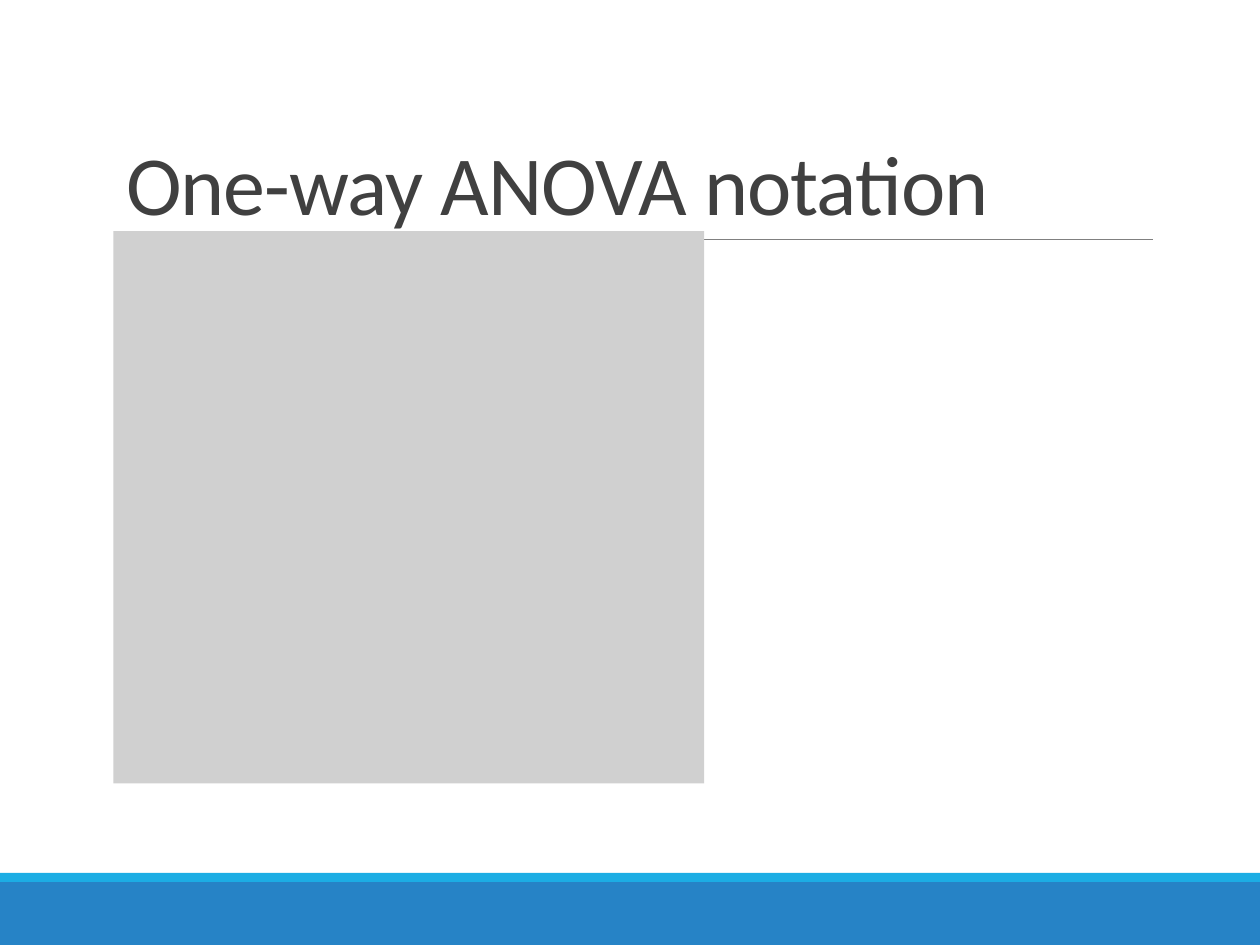
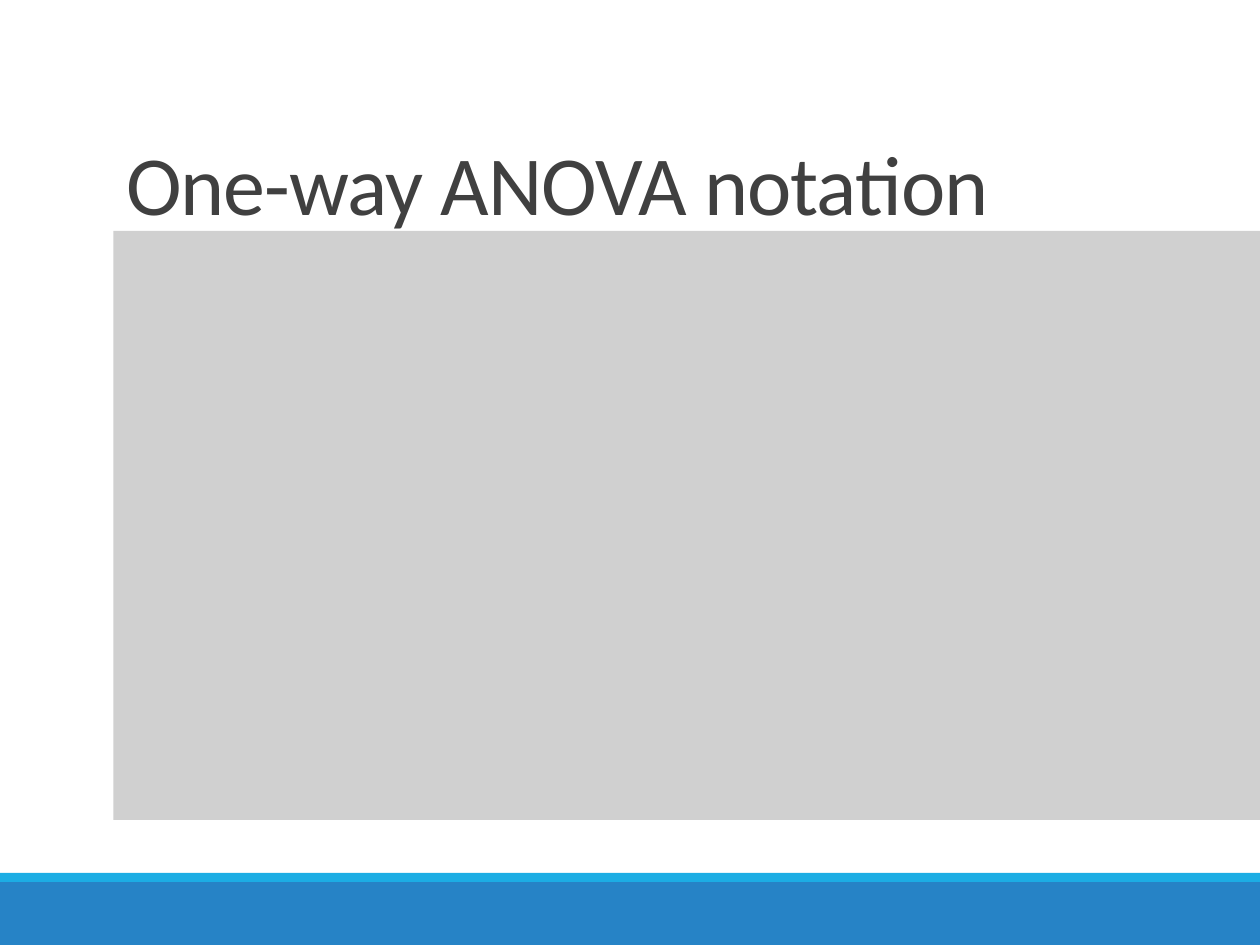
Before and after one commit to STAT6302/lectures, a slide deck: slide 17 of multiWayANOVA/13a_multiwayAnovaDarren.pptx. Drawn at 1260x945 pixels with LibreOffice and Linux fonts; fonts in the diff are those of the drawing; grey boxes stand for pictures. Boxes give left, top, right and bottom in pixels: in the first picture for what was removed or moved away, otherwise in the second. Text is boxed around its words. In the diff, an @@ line names an element or a change of style, - is before the commit and + after.

```diff
--- a/multiWayANOVA/13a_multiwayAnovaDarren.pptx
+++ b/multiWayANOVA/13a_multiwayAnovaDarren.pptx
@@ picture: place and size @@
-picture at box(113, 231, 704, 782)
+picture at box(113, 231, 1260, 819)
@@ line removed from (123, 239) to (1153, 239) @@
```
Also in this commit, not shown: 3 other slides changed, 3 other files.
